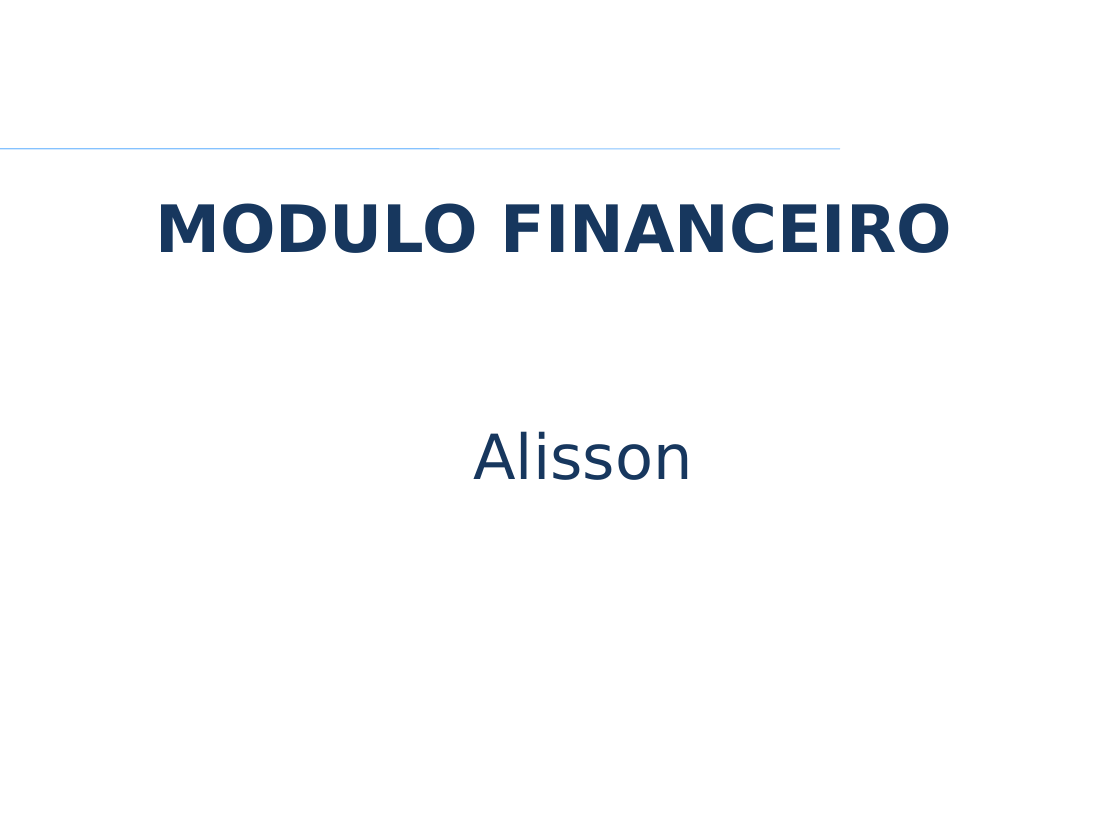
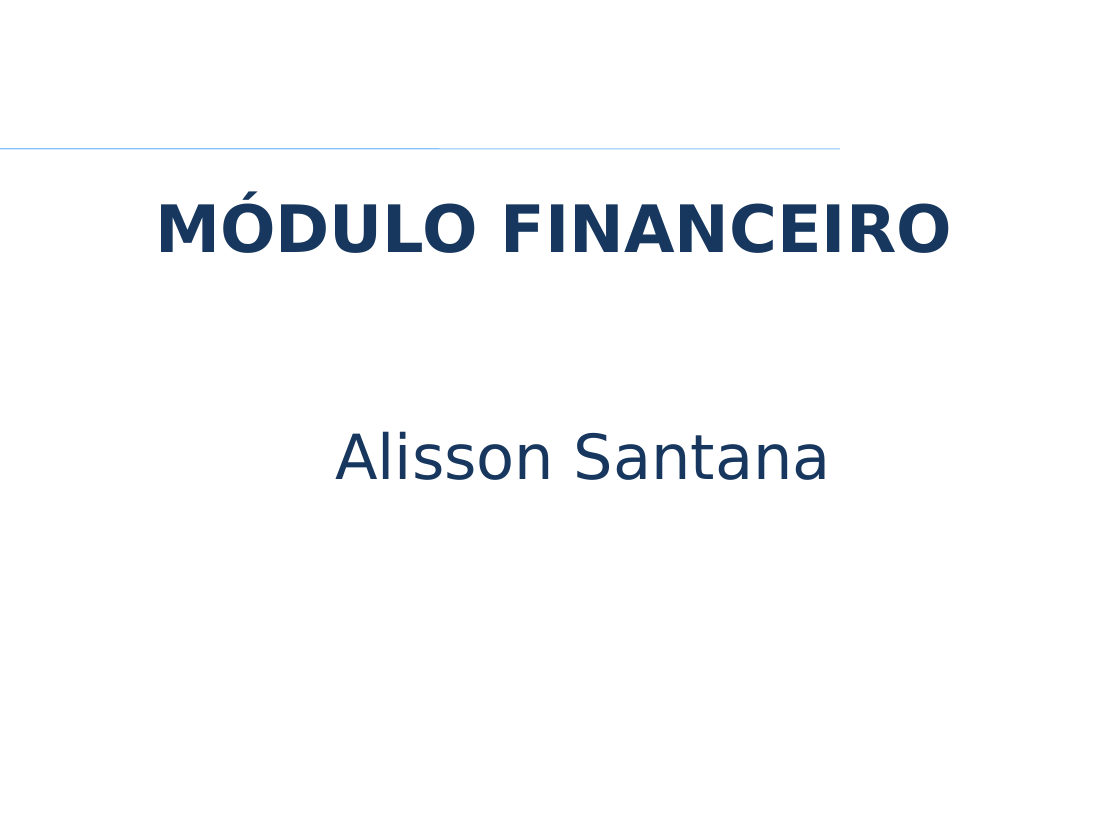
Before and after one commit to VagnerAlcantara/TCC, a slide deck: slide 27 of TCC/5º Encontro/2017-Apresentacao Psystem.pptx. Drawn at 1120x840 pixels with LibreOffice and Linux fonts; fonts in the diff are those of the drawing; background and template pictures are left out. Boxes give left, top, right and bottom in pixels: in the first picture for what was removed or moved away, otherwise in the second. Text is boxed around its words. In the diff, an @@ line names an element or a change of style, - is before the commit and + after.

```diff
--- a/TCC/5º Encontro/2017-Apresentacao Psystem.pptx
+++ b/TCC/5º Encontro/2017-Apresentacao Psystem.pptx
@@ title at (155, 199, 951, 253): text changed @@
-MODULO FINANCEIRO
+MÓDULO FINANCEIRO
@@ text at (335, 431, 831, 480): text changed @@
-Alisson
+Alisson Santana
```
Also in this commit, not shown: 37 other slides changed, 2 slides added, 1 slide removed.
